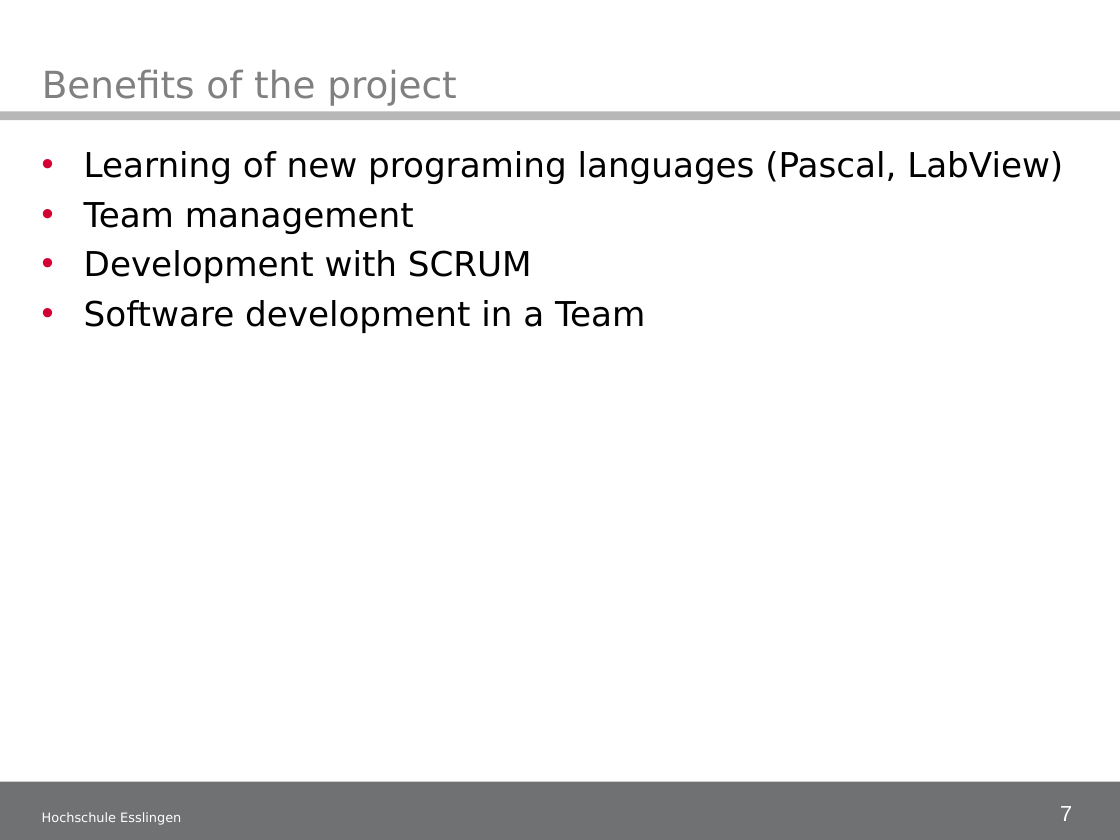
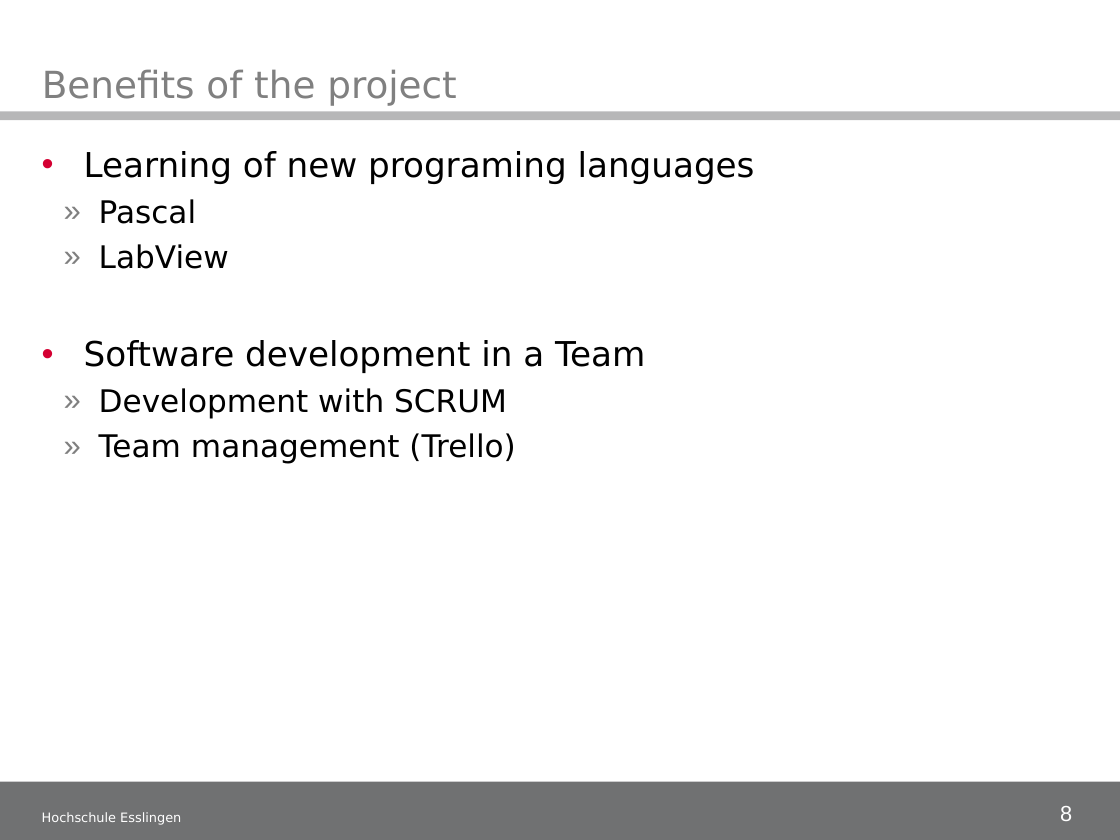
Before and after one commit to illogicdev/magneto, a slide deck: slide 8 of doku/50_Midtermpresentation/Midterm presentation_1.ppt (slide 7 before the commit). Drawn at 1120x840 pixels with LibreOffice and Linux fonts; fonts in the diff are those of the drawing; background and template pictures are left out. Boxes give left, top, right and bottom in pixels: in the first picture for what was removed or moved away, otherwise in the second. Text is boxed around its words. In the diff, an @@ line names an element or a change of style, - is before the commit and + after.

```diff
--- a/doku/50_Midtermpresentation/Midterm presentation_1.ppt
+++ b/doku/50_Midtermpresentation/Midterm presentation_1.ppt
@@ text at [84,151,755,373]: text changed @@
-• Learning of new programing languages (Pascal, LabView)
-• Team management
+• Learning of new programing languages
+  » Pascal
+  » LabView
+• Software development in a Team
@@ text at [99,388,507,419]: size 22 to 20 pt in "Development with SCRUM"; bullet • to »; list level 1 to 2 in "Development with SCRUM"; bullet colour #D40032 to #808080 @@
@@ text at [99,433,515,464]: text changed; size 22 to 20 pt @@
-• Software development in a Team
+  » Team management (Trello)
@@ page number at [1060,806,1072,821]: text changed @@
-7
+8
```
Also in this commit, not shown: 1 other slide changed, 1 slide added.
